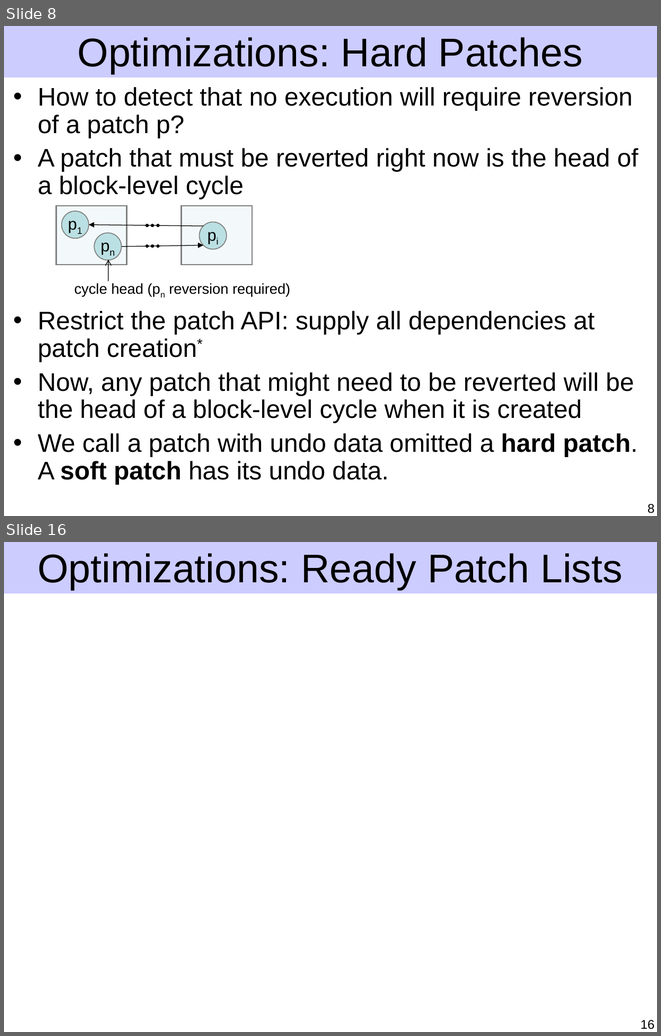
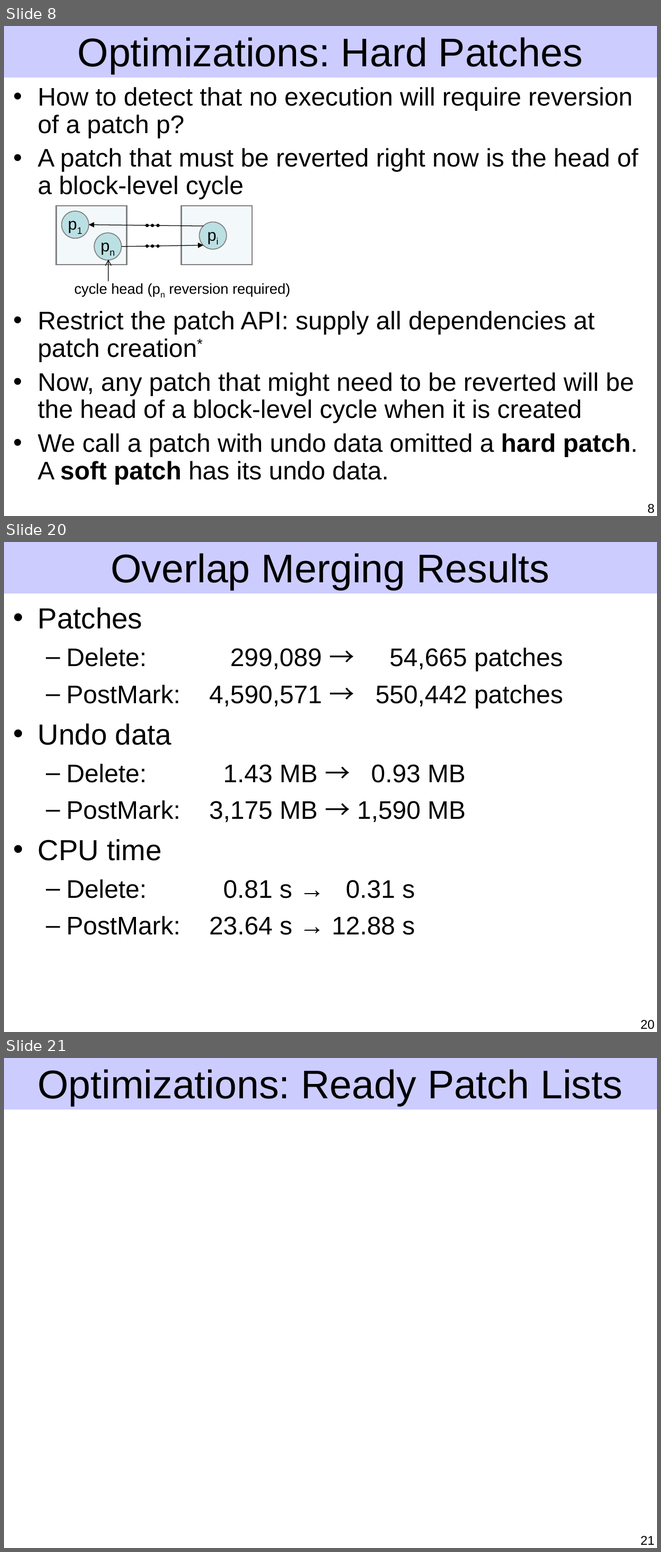
Before and after one commit to ucla-readable/fstitch-doc, a slide deck: sosp/pres.ppt. Shown one above the other, each under a label of ours: slides 8 and 16 before the commit, slides 8, 20 and 21 after it; the slides between them are not shown. The pictures are 661x1036 and 661x1552 pixels, drawn with LibreOffice and Linux fonts; fonts in the diff are those of the drawing. Boxes give left, top, right and bottom in pixels: in the first picture for what was removed or moved away, otherwise in the second. Text is boxed around its words. In the diff, an @@ line names an element or a change of style, - is before the commit and + after.

Commit message:
Flesh out hard patch merging and start overlap merging.

```diff
--- a/sosp/pres.ppt
+++ b/sosp/pres.ppt
@@ slide 20 added at (x1=4, y1=542, x2=657, y2=1032), background #FFFFFF; not listed: 1 template element that a slide beside it also shows @@
@@ title added at (x1=111, y1=553, x2=549, y2=590), 44 pt, text #000000 @@
+Overlap Merging Results
@@ text added at (x1=38, y1=607, x2=563, y2=935), 28 pt, text #000000 @@
+• Patches
+  – Delete: 299,089 → 54,665 patches
+  – PostMark: 4,590,571 → 550,442 patches
+• Undo data
+  – Delete: 1.43 MB → 0.93 MB
+  – PostMark: 3,175 MB → 1,590 MB
+• CPU time
+  – Delete: 0.81 s → 0.31 s
+  – PostMark: 23.64 s → 12.88 s
@@ page number added at (x1=641, y1=1020, x2=655, y2=1029), 14 pt, text #000000 @@
+20
@@ what was slide 16 is now slide 21 @@
@@ page number at (x1=641, y1=1536, x2=655, y2=1545): text changed @@
-16
+21
```
Also in this commit, not shown: 7 slides changed, 5 other slides added, 1 slide removed.
